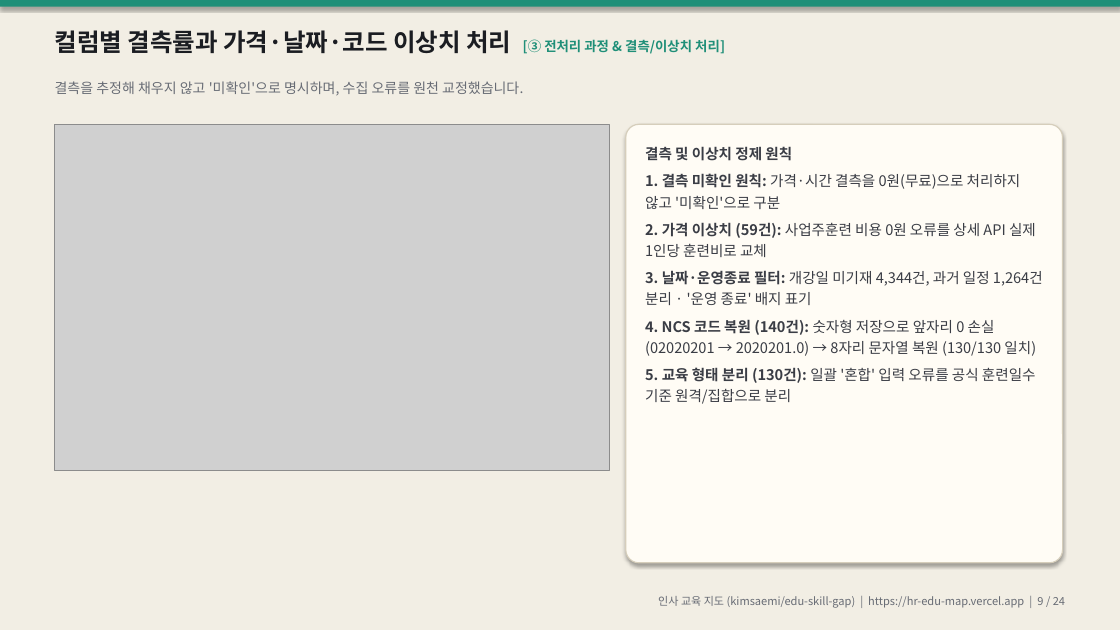
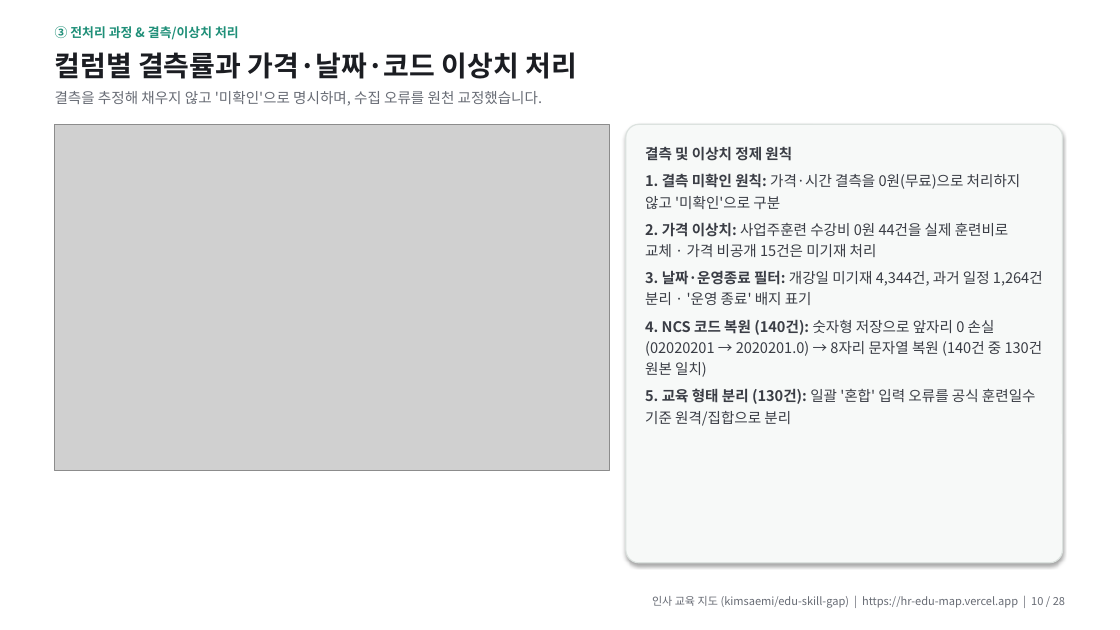
Before and after one commit to kimsaemi/edu-skill-gap, a slide deck: slide 10 of presentation/HR_교육지도_발표.pptx (slide 9 before the commit). Drawn at 1120x630 pixels with LibreOffice and Linux fonts; fonts in the diff are those of the drawing; grey boxes stand for pictures. Boxes give left, top, right and bottom in pixels: in the first picture for what was removed or moved away, otherwise in the second. Text is boxed around its words. In the diff, an @@ line names an element or a change of style, - is before the commit and + after.

```diff
--- a/presentation/HR_교육지도_발표.pptx
+++ b/presentation/HR_교육지도_발표.pptx
@@ rectangle at <box>0,0,1120,630</box>: fill #F2EEE4 to #FFFFFF @@
@@ rectangle removed at <box>0,0,1120,7</box> @@
@@ text added at <box>55,26,239,40</box>, 11 pt, text #1F8F78, bold @@
+③ 전처리 과정 & 결측/이상치 처리
@@ text at <box>55,52,577,79</box>: text changed; size 21 to 24 pt @@
-컬럼별 결측률과 가격·날짜·코드 이상치 처리 [③ 전처리 과정 & 결측/이상치 처리]
+컬럼별 결측률과 가격·날짜·코드 이상치 처리
@@ text "결측을 추정해 채우지 않고 '미확인'으로 ...": place and size @@
-text "결측을 추정해 채우지 않고 '미확인'으로 ..." at <box>55,81,523,96</box>
+text "결측을 추정해 채우지 않고 '미확인'으로 ..." at <box>55,91,542,106</box>
@@ text "결측을 추정해 채우지 않고 '미확인'으로 ..." at <box>55,91,542,106</box>: size 12 to 12.5 pt @@
@@ rounded rectangle at <box>626,124,1063,563</box>: fill #FFFCF5 to #F7F9F8; outline #D6CEBB 1 pt to #DCE2DF 1 pt @@
@@ text at <box>645,222,1009,257</box>: text changed @@
-2. 가격 이상치 (59건): 사업주훈련 비용 0원 오류를 상세 API 실제 1인당 훈련비로 교체
+2. 가격 이상치: 사업주훈련 수강비 0원 44건을 실제 훈련비로 교체 · 가격 비공개 15건은 미기재 처리
@@ text at <box>645,319,1043,377</box>: text changed @@
-4. NCS 코드 복원 (140건): 숫자형 저장으로 앞자리 0 손실(02020201 → 2020201.0) → 8자리 문자열 복원 (130/130 일치)
+4. NCS 코드 복원 (140건): 숫자형 저장으로 앞자리 0 손실(02020201 → 2020201.0) → 8자리 문자열 복원 (140건 중 130건 원본 일치)
@@ text at <box>652,596,1065,608</box>: text changed @@
-인사 교육 지도 (kimsaemi/edu-skill-gap) | https://hr-edu-map.vercel.app | 9 / 24
+인사 교육 지도 (kimsaemi/edu-skill-gap) | https://hr-edu-map.vercel.app | 10 / 28
```
Also in this commit, not shown: 22 other slides changed, 4 slides added, 6 other files.
